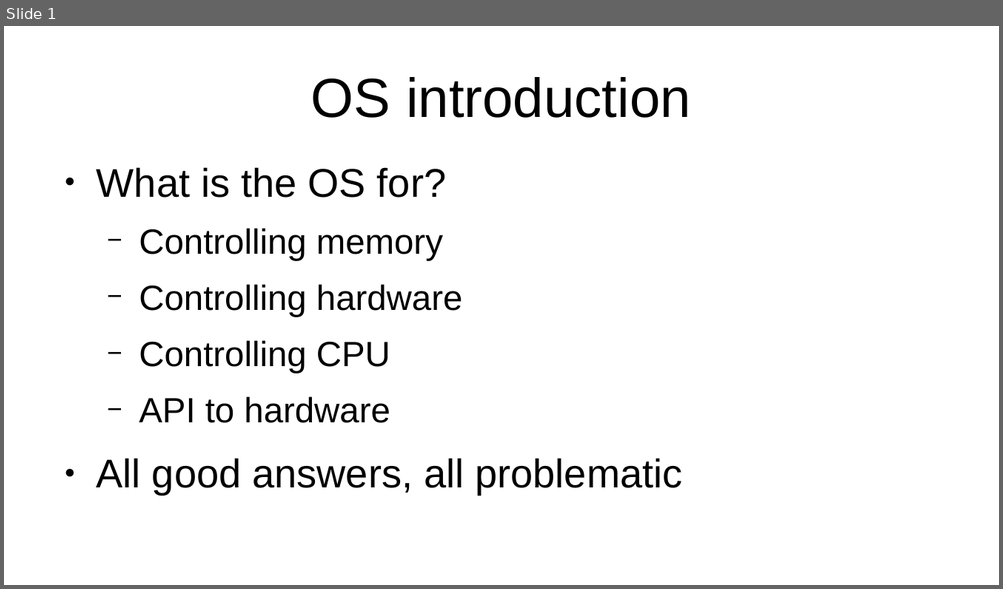
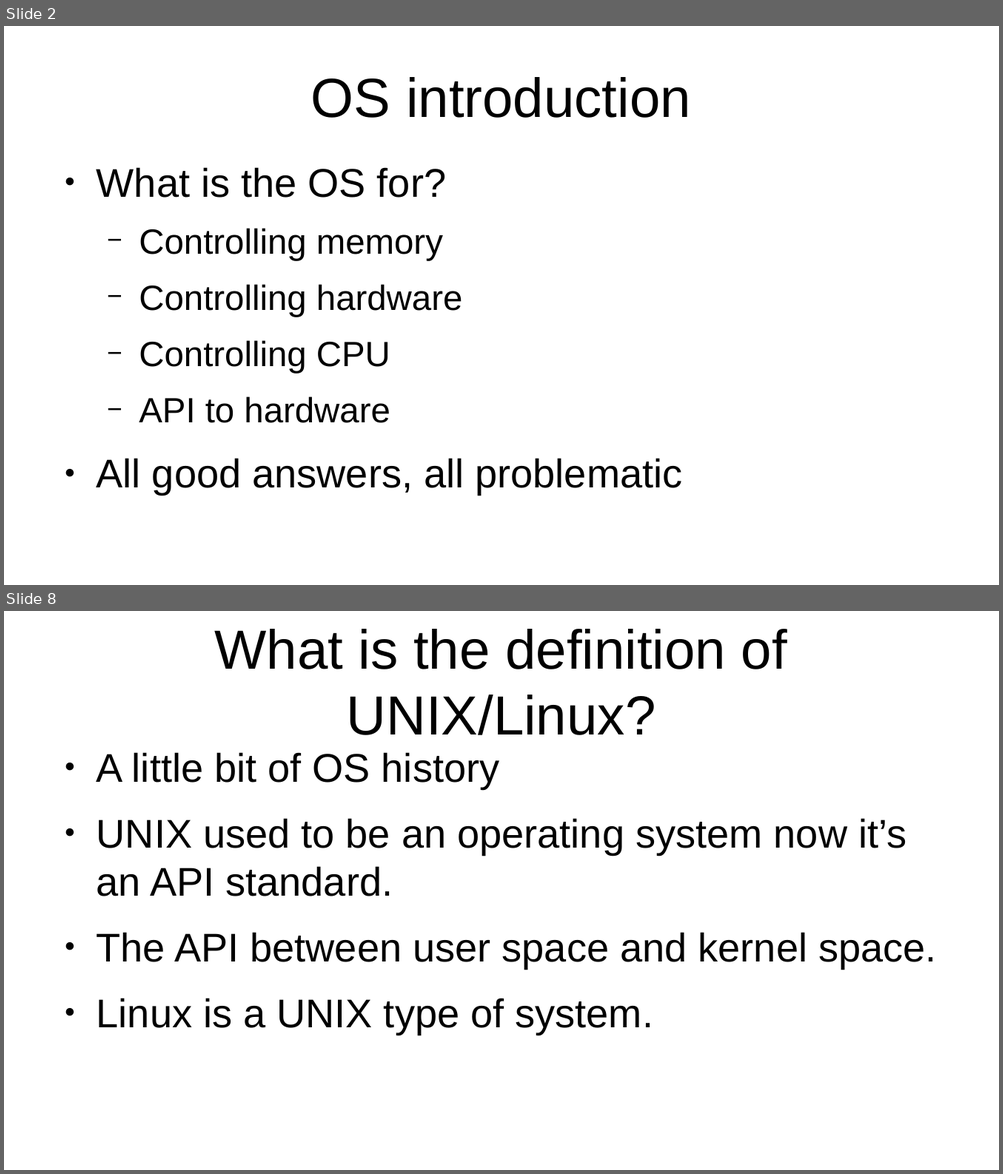
Before and after one commit to veltzer/teaching-slides, a slide deck: odp/os_basics.odp. Shown one above the other, each under a label of ours: slide 1 before the commit, slides 2 and 8 after it; the slides between them are not shown. The pictures are 1003x589 and 1003x1174 pixels, drawn with LibreOffice and Linux fonts; fonts in the diff are those of the drawing. Boxes give left, top, right and bottom in pixels: in the first picture for what was removed or moved away, otherwise in the second. Text is boxed around its words. In the diff, an @@ line names an element or a change of style, - is before the commit and + after.

```diff
--- a/odp/os_basics.odp
+++ b/odp/os_basics.odp
@@ slide 8 added at (4, 611, 999, 1170), background #FFFFFF @@
@@ title added at (214, 629, 787, 735), 44 pt, text #000000 @@
+What is the definition of UNIX/Linux?
@@ text added at (96, 752, 936, 1034), 32 pt, text #000000 @@
+● A little bit of OS history
+● UNIX used to be an operating system now it’s an API standard.
+● The API between user space and kernel space.
+● Linux is a UNIX type of system.
@@ what was slide 1 is now slide 2 @@
```
Also in this commit, not shown: 2 slides changed, 5 other slides added.
